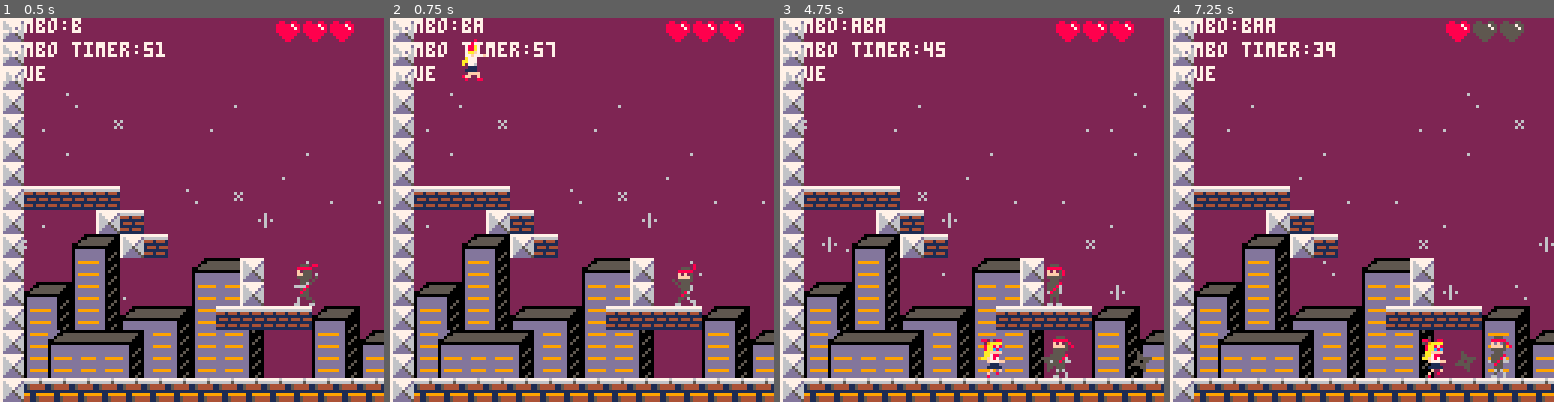
Above: before the commit, frames 1-4 (left to right).
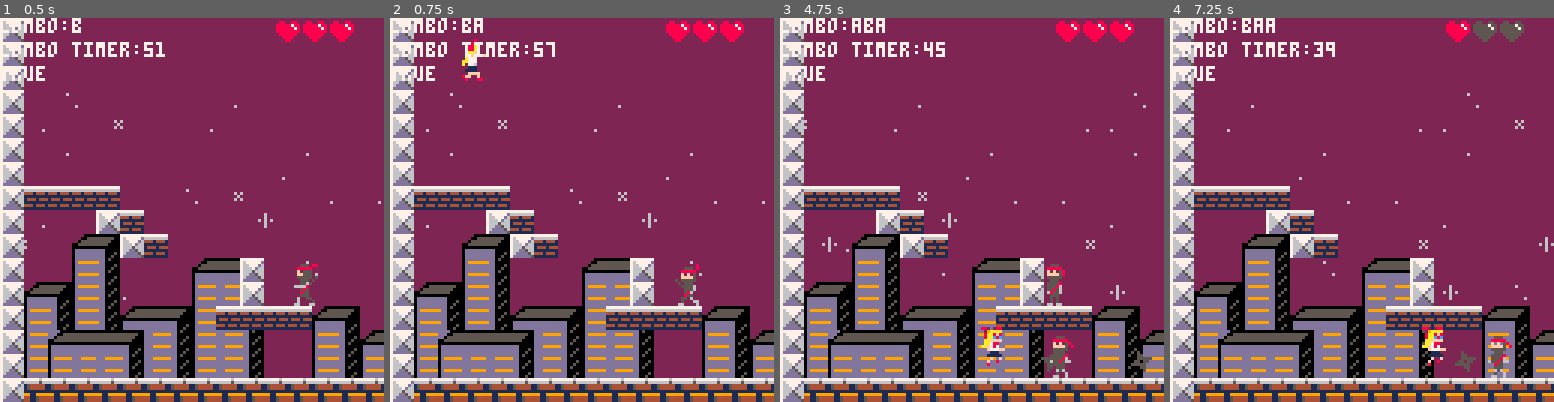
Above: after the commit, the same moments.

Repository: MarkNickerson/SailorV
Game: PICO-8 cartridge sailorv.p8
The game is run twice, just before and just after one commit, with the same random seed, the same clock (stepped at 60 frames per second) and the same inputs.
Inputs:
- Up to frame 1 (0.5 s): tap X (X key) at 0.33 s
- Up to frame 2 (0.75 s): tap O (Z key) at 0.7 s
- Up to frame 3 (4.75 s): tap X (X key) at 1.07, 1.85, 2.97, 4.08 s; hold Right 1.6-2.1 s; tap O (Z key) every 0.4 s from 1.7 to 4.5 s; hold Up 2.15-2.42 s; hold Right 2.47-3.03 s; hold Left 3.08-3.58 s; hold Down 3.63-3.97 s; hold Right 4.02-4.68 s; hold Up from 4.73 s (still down)
- Up to frame 4 (7.25 s): tap O (Z key) every 0.4 s from 4.9 to 6.9 s; release Up at 5.03 s; hold Left 5.08-5.68 s; tap X (X key) at 5.2, 6.32 s; hold Down 5.73-6.03 s; hold Right 6.08-6.58 s; hold Right 6.63-7.13 s; hold Up from 7.18 s (still down)

Frame 1 is identical in both runs. In frame 2, 0.3% of the frame differs, in the area x 73-81%, y 64-75%; in frame 3, 0.5%, in the area x 52-59%, y 80-94%; in frame 4, 0.5%.

Commit message:
Fixed collision bug

Diff:
--- a/sailorv.p8
+++ b/sailorv.p8
@@ -92,13 +92,13 @@
    end
 
   if actor.flp == true then
-    if player.x-4 <= 0  or (solid(player.x-4, player.y-0.5)) then
+    if player.x-4 <= 0  or (solid(player, player.x-4, player.y-0.5)) then
       player.x = player.x
     else
       player.x -= 4
     end
   else
-    if (solid(player.x+4, player.y-0.5)) then
+    if (solid(player, player.x+4, player.y-0.5)) then
       player.x = player.x
     else
     player.x += 4
@@ -262,15 +262,24 @@
 		end
 end
 
-function solid(x, y)
+function solid(obs, x, y)
   local tilex1 = ((x - (x % 8)) / 8)
   local tilex2 = ((x - (x % 8) + 8) / 8)
-  local tiley = ((y - (y % 8)) / 8)
-
-  if (fget(mget(tilex1, tiley), 1)) or (fget(mget(tilex2, tiley), 1)) then
-    return true
-  else
-    return false
+  local tiley1 = ((y - (y % 8)) / 8)
+  local tiley2 = ((y - (y % 8) - 8) / 8)
+
+  if ((obs.tag == 1) or (obs.tag == 2)) then
+    if (fget(mget(tilex1, tiley1), 1)) or (fget(mget(tilex2, tiley1), 1)) or (fget(mget(tilex1, tiley2), 1)) or (fget(mget(tilex2, tiley2), 1))then
+      return true
+    else
+      return false
+    end
+  elseif (obs.tag == 3) then
+    if (fget(mget(tilex1, tiley1), 1)) then
+      return true
+    else
+      return false
+    end
   end
 end
 
@@ -319,10 +328,10 @@
   -- begin actor.x movement
   local x1 = actor.x + actor.dx + sgn(actor.dx)*0.3
 
-  if(not solid(x1, actor.y-8.5)) then
+  if(not solid(actor, x1, actor.y-0.5)) then
     actor.x += actor.dx
   else
-    while(not solid(actor.x + sgn(actor.dx)*0.3, actor.y-0.5)) do
+    while(not solid(actor, actor.x + sgn(actor.dx)*0.3, actor.y-0.5)) do
       actor.x += sgn(actor.dx)*0.1
     end
     actor.dx = 0
@@ -333,11 +342,11 @@
   actor.isgrounded = false
   if (actor.dy < 0) then
     -- cieling collision detection
-    if (solid(actor.x-0.2, actor.y-(16)+(actor.dy-1)) or solid(actor.x+0.2, actor.y-(16)+(actor.dy-1))) then
+    if (solid(actor, actor.x-0.2, actor.y+(actor.dy-1)) or solid(actor, actor.x+0.2, actor.y+(actor.dy-1))) then
       actor.dy = 0
 
       -- search up for collision point
-      while ( not (solid(actor.x-0.2, actor.y-(16)-(1)) or solid(actor.x+0.2, actor.y-(16)-(1)))) do
+      while ( not (solid(actor, actor.x-0.2, actor.y-8) or solid(actor, actor.x+0.2, actor.y-8))) do
         actor.y -= 0.01
       end
     else
@@ -345,7 +354,7 @@
     end
   else
     -- floor collision detection
-    if (solid(actor.x-0.2, actor.y+actor.dy) or solid(actor.x+0.2, actor.y+actor.dy)) then
+    if (solid(actor, actor.x-0.2, actor.y+actor.dy) or solid(actor, actor.x+0.2, actor.y+actor.dy)) then
       -- if is jumping, don't change dy
       if (actor.dy > 2.5) then
         actor.dy = actor.dy
@@ -356,10 +365,10 @@
       end
 
       -- remove ability to sneak through walls
-      while (not (solid(actor.x-0.2,actor.y) or solid(actor.x+0.2,actor.y))) do
+      while (not (solid(actor, actor.x-0.2,actor.y) or solid(actor, actor.x+0.2,actor.y))) do
         actor.y += 0.05
       end
-      while(solid(actor.x+0.2,actor.y-0.1)) do
+      while(solid(actor, actor.x+0.2,actor.y-0.1)) do
         actor.y -= 0.05
       end
     else
@@ -423,7 +432,7 @@
 
 function update_shuriken(obj)
 	if(t % 6 == 0) then
-    if solid(obj.x, obj.y) then
+    if solid(obj, obj.x, obj.y) then
       obj.x = obj.x
       obj.flip = false
     else
